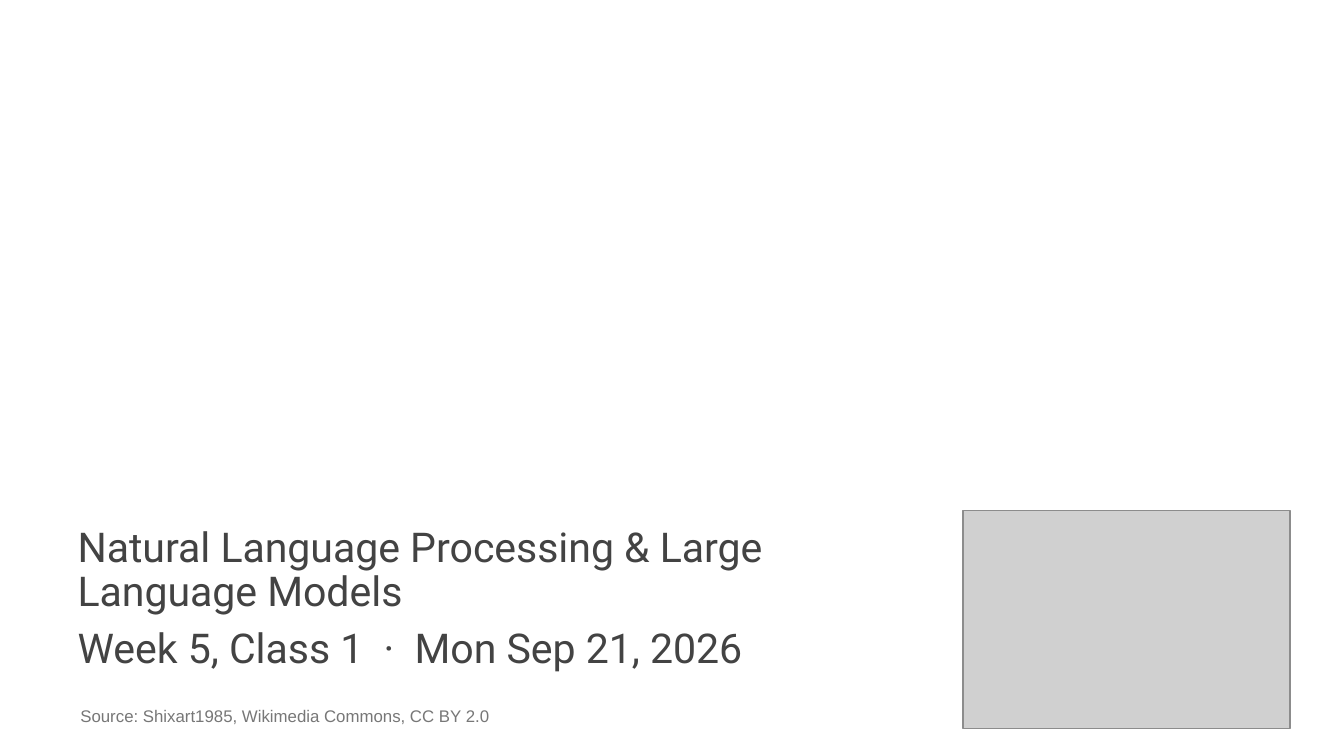
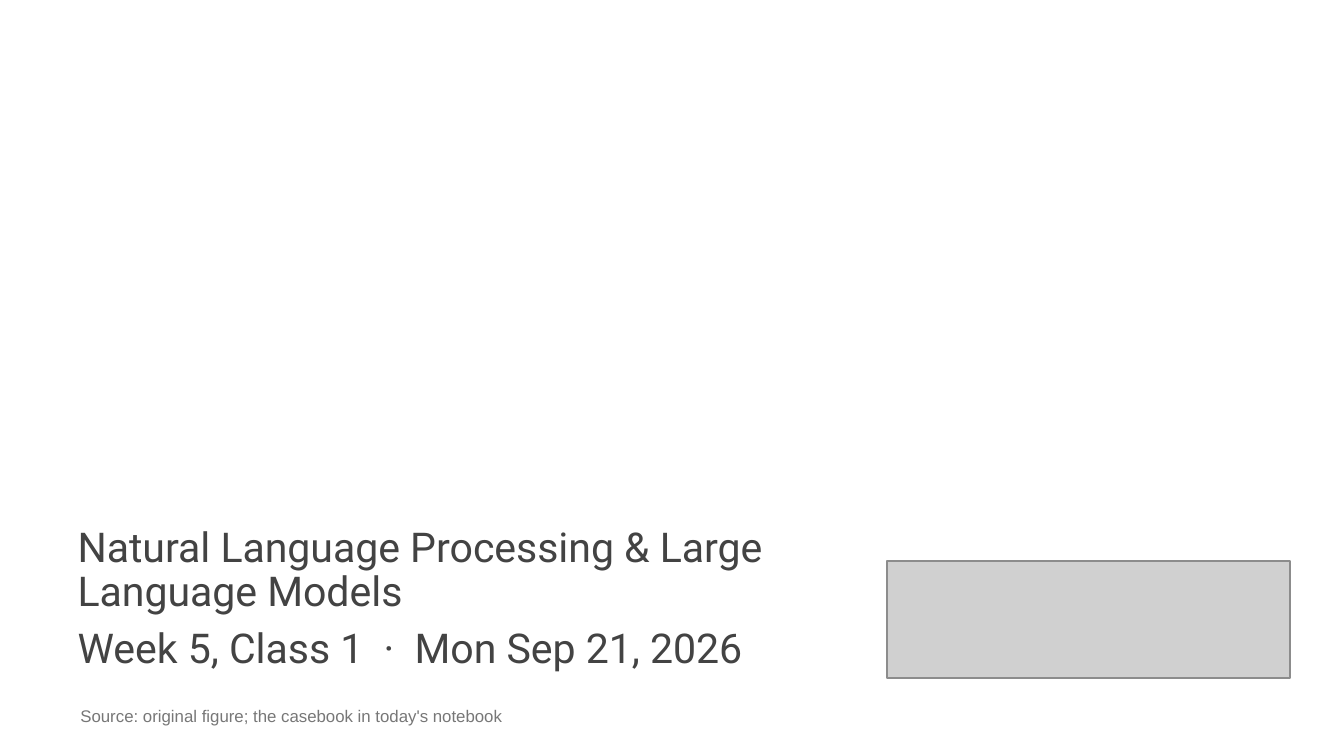
Before and after one commit to edavalosanaya/CSCI3495_NLP_LLMs_Student, a slide deck: slide 1 of weeks/week-05/class-01/lecture/slides.pptx. Drawn at 1344x756 pixels with LibreOffice and Linux fonts; fonts in the diff are those of the drawing; grey boxes stand for pictures; background and template pictures are left out. Boxes give left, top, right and bottom in pixels: in the first picture for what was removed or moved away, otherwise in the second. Text is boxed around its words. In the diff, an @@ line names an element or a change of style, - is before the commit and + after.

Commit message:
Publish course materials (75d4d06b)
Generated by scripts/publish_student.py from the source repository at 75d4d06b: "W5C1: trade the recipe pantry for a Baker Street casebook"

```diff
--- a/weeks/week-05/class-01/lecture/slides.pptx
+++ b/weeks/week-05/class-01/lecture/slides.pptx
@@ picture: place and size @@
-picture at <box>962,511,1290,728</box>
+picture at <box>887,560,1290,677</box>
@@ text at <box>80,710,502,726</box>: text changed @@
-Source: Shixart1985, Wikimedia Commons, CC BY 2.0
+Source: original figure; the casebook in today's notebook
```
Also in this commit, not shown: 5 other slides changed, 1 slide added, 1 slide removed, 12 other files.
